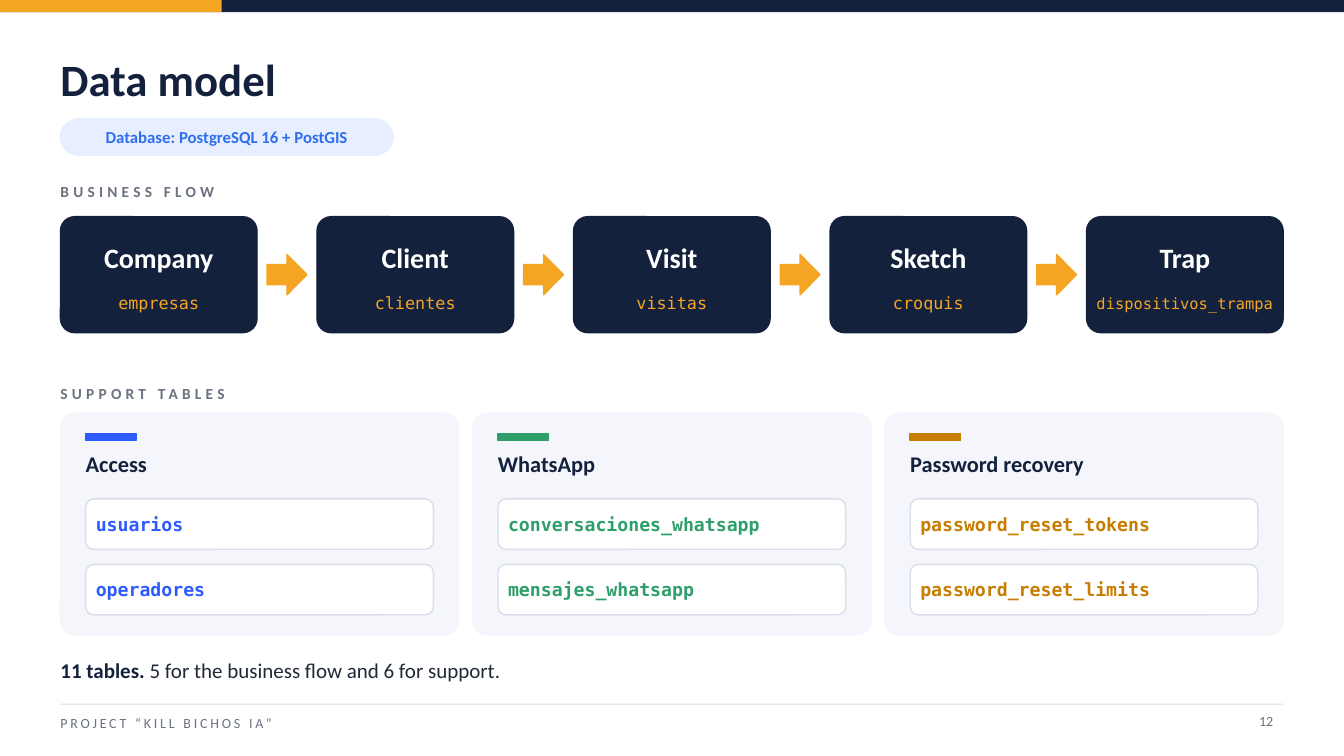
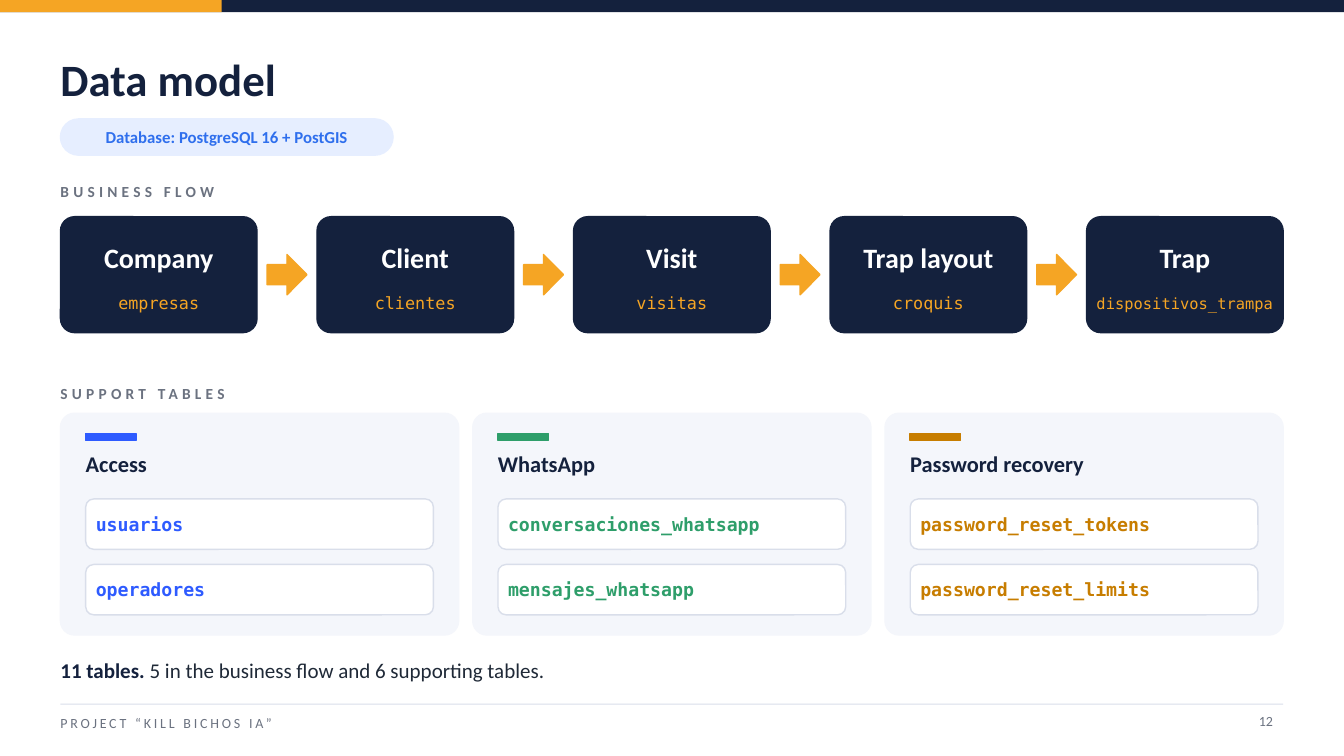
Before and after one commit to j4vierlb/PROYECTO-TESIS-, a slide deck: slide 12 of Fase 3/Evidencias Grupales/Presentación Final del proyecto (Inglés).pptx. Drawn at 1344x756 pixels with LibreOffice and Linux fonts; fonts in the diff are those of the drawing; background and template pictures are left out. Boxes give left, top, right and bottom in pixels: in the first picture for what was removed or moved away, otherwise in the second. Text is boxed around its words. In the diff, an @@ line names an element or a change of style, - is before the commit and + after.

```diff
--- a/Fase 3/Evidencias Grupales/Presentación Final del proyecto (Inglés).pptx
+++ b/Fase 3/Evidencias Grupales/Presentación Final del proyecto (Inglés).pptx
@@ text at [863, 248, 993, 273]: text changed @@
-Sketch
+Trap layout
@@ text at [60, 663, 544, 682]: text changed @@
-11 tables. 5 for the business flow and 6 for support.
+11 tables. 5 in the business flow and 6 supporting tables.
```
Also in this commit, not shown: 17 other slides changed, 3 other files.
